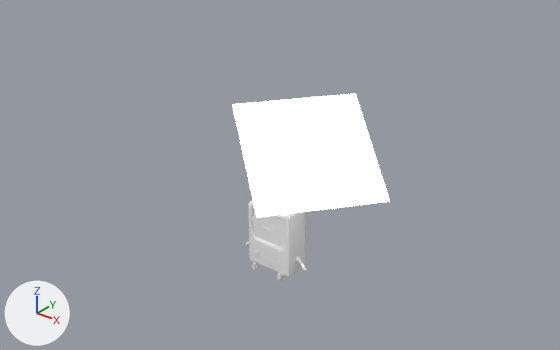
Two versions of the Blender file BMO/BMO.blend, one commit apart.
One viewpoint serves both versions: a 50 mm lens placed at (14.67, -20.69, 16.3), pointed at (-0.99, -1.12, 4.17). Every picture has the same lights, and +X, +Y and +Z are marked at lower left.
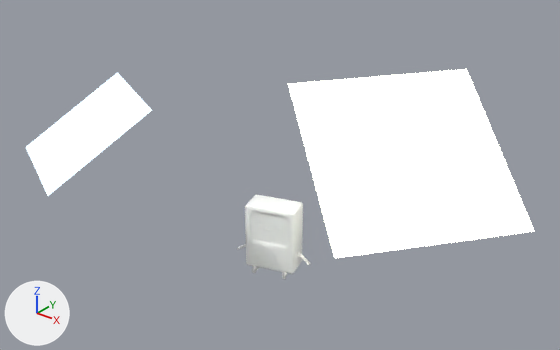
Location of each change, (x1, y1, x2, y2) in pixels of the pictures (560 x 350 px):
'Plane', moved, rescaled (55% wider, 51% taller)
    before: (232, 93, 390, 218)
    after: (288, 69, 534, 258)
'Plane.001', added
    after: (26, 72, 152, 196)
'Cube', moved, turned
    before: (248, 200, 305, 277)
    after: (245, 195, 303, 274)
'Cube.002', turned
    before: (253, 209, 284, 248)
    after: (250, 212, 289, 246)
'Sphere.003', moved, turned
    before: (245, 242, 307, 271)
    after: (237, 244, 310, 265)

What changed in the scene script:
```text
Add mat_material_004:
    mat_material_004 = emission_material('Material.004')
    mat_material_004.base_color = (0.523, 0.673, 0.8)  # blue #bfd6e7
    mat_material_004.strength = 2.4
Add me_plane_001:
    me_plane_001.from_pydata([(1.0, -1.0, 0.0), (-1.0, -1.0, 0.0), (1.0, 1.0, 0.0), (-1.0, 1.0, 0.0)], [], [(1, 0, 2, 3)])
    me_plane_001.materials.append(mat_material_004)  # blue #bfd6e7
Change ob_sphere_003:
    ob_sphere_003.location: (-3.54, 0.16, -1.13) -> (-3.16, 0.19, -1.13)
    ob_sphere_003.rotation_euler: (0.00201, 0.0288, -0.00677) -> (0.00201, 0.0288, 0.307)  # degrees (0.1, 1.7, -0.4) -> degrees (0.1, 1.7, 18)
Change ob_plane:
    ob_plane.location: (0.92, -1.98, 5.91) -> (3.42, 0.02, 5.8)
    ob_plane.scale: (2.18, 2.18, 2.18) -> (3.31, 3.31, 3.31)
Change ob_cube_002:
    ob_cube_002.rotation_euler: (0.0, 0.0, 0.0) -> (0.0, 0.0, 0.314)  # degrees (0, 0, 0) -> degrees (0, 0, 18)
Change ob_cube:
    ob_cube.location: (-3.49, 1.78, 0.0) -> (-3.61, 1.76, 0.0)
    ob_cube.rotation_euler: (0.0, 0.0, 0.0) -> (0.0, 0.0, 0.314)  # degrees (0, 0, 0) -> degrees (0, 0, 18)
Add ob_plane_001:
    ob_plane_001 = bpy.data.objects.new('Plane.001', me_plane_001)
    ob_plane_001.location = (-6.29, -5.35, 5.91)
    ob_plane_001.rotation_euler = (0.572, 0.0, -0.45)  # degrees (33, 0, -26)
    ob_plane_001.scale = (2.18, 2.18, 2.18)
```
